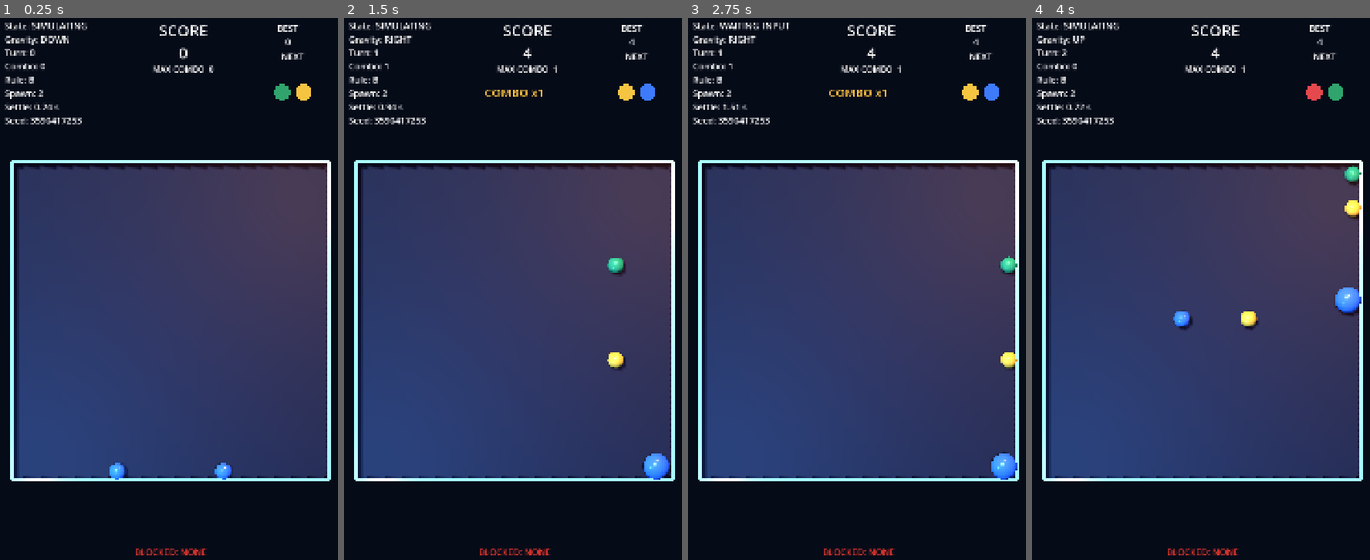
Above: before the commit, frames 1-4 (left to right).
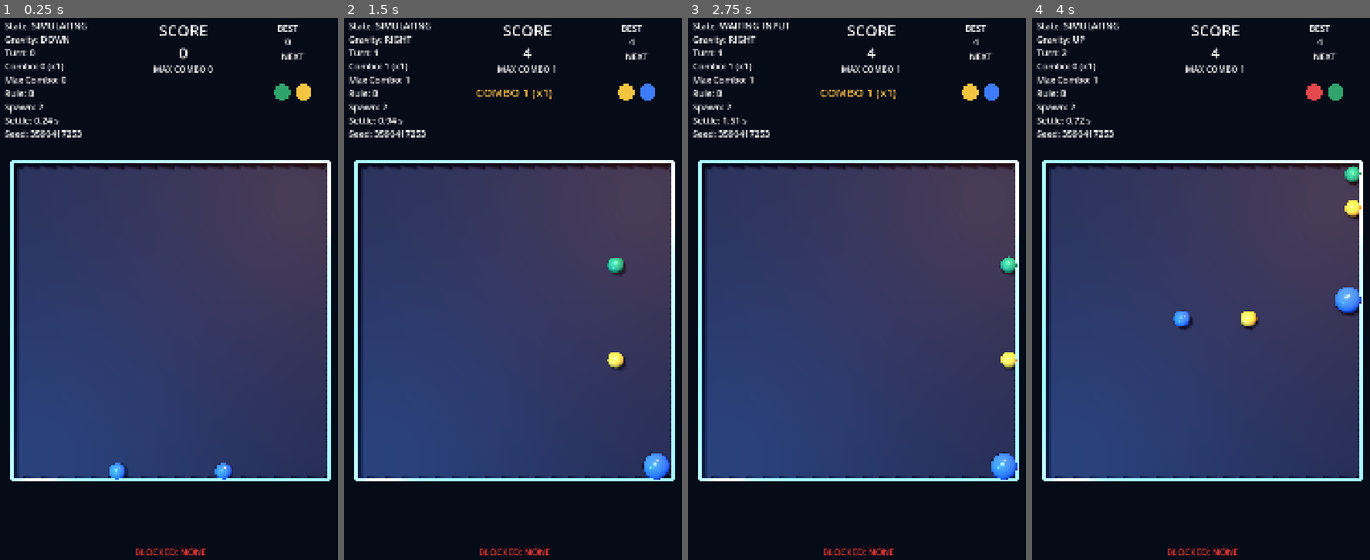
Above: after the commit, the same moments.

Repository: jeongmo-dot/gravity_orb
Game: Godot game, scene res://scenes/Main3D.tscn
Two runs of this game, one before a commit and one after it. Both use one fixed random seed, a clock stepped at 60 frames per second and the inputs below.
Inputs (mouse positions are in pixels of both pictures, inside the frame that each line leads up to):
- Up to frame 1 (0.25 s): no input
- Up to frame 2 (1.5 s): move the mouse to (590, 289) at 0.52 s; hold Right (gravity_right) 0.53-1.25 s; click (590, 289) at 0.67 s; drag from (445, 354) to (496, 446) at 1.27 s
- Up to frame 3 (2.75 s): move the mouse to (894, 186) at 2.02 s; hold Right (gravity_right) from 2.03 s (still down)
- Up to frame 4 (4 s): release Right (gravity_right) at 2.75 s; tap Enter at 2.75 s; drag from (1184, 446) to (1099, 229) at 2.77 s; move the mouse to (1305, 413) at 3.52 s; hold Left (gravity_left) from 3.53 s (still down)

The runs differ from the first frame. In frame 1, 1.0% of the frame differs, in the area x 1-64%, y 8-23%; in frame 2, 1.2%; in frame 3, 1.2%; in frame 4, 1.0%.

Commit message:
[#24 M9] 콤보 표시 단일 출처 동기화

Diff:
--- a/scenes/UI.tscn
+++ b/scenes/UI.tscn
@@ -16,7 +16,7 @@
 mouse_filter = 2
 theme_override_colors/font_color = Color(1, 1, 1, 1)
 theme_override_font_sizes/font_size = 28
-text = "State: WAITING_INPUT\nGravity: DOWN\nTurn: 0\nCombo: 0\nSettle: 0.00 s"
+text = "State: WAITING_INPUT\nGravity: DOWN\nTurn: 0\nCombo: 0 (x1)\nMax Combo: 0\nSettle: 0.00 s"
 
 [node name="Hud" type="Control" parent="."]
 unique_name_in_owner = true
@@ -65,7 +65,7 @@
 mouse_filter = 2
 theme_override_colors/font_color = Color(1, 1, 1, 1)
 theme_override_font_sizes/font_size = 26
-text = "MAX COMBO  0"
+text = "MAX COMBO 0"
 horizontal_alignment = 1
 
 [node name="ComboLabel" type="Label" parent="Hud"]
@@ -79,7 +79,7 @@
 mouse_filter = 2
 theme_override_colors/font_color = Color(1, 0.772549, 0.258824, 1)
 theme_override_font_sizes/font_size = 36
-text = "COMBO x1"
+text = "COMBO 1 (x1)"
 horizontal_alignment = 1
 
 [node name="DangerLabel" type="Label" parent="Hud"]
@@ -179,7 +179,7 @@
 layout_mode = 2
 mouse_filter = 2
 theme_override_font_sizes/font_size = 32
-text = "MAX COMBO  0"
+text = "MAX COMBO 0"
 horizontal_alignment = 1
 
 [node name="GameOverBlocked" type="Label" parent="Hud/GameOverPanel/Margin/Content"]
--- a/scripts/core/Main.gd
+++ b/scripts/core/Main.gd
@@ -15,7 +15,7 @@
 	RenderingServer.set_default_clear_color(BACKGROUND_COLOR)
 	InputRouter.swipe.connect(_turn_manager.on_swipe)
 	InputRouter.restart_requested.connect(restart)
-	_collision_resolver.reaction_applied.connect(_score_manager.on_reaction)
+	_turn_manager.reaction_ready.connect(_score_manager.on_reaction)
 	_spawner.orb_spawned.connect(_score_manager.on_orb_spawned)
 	# TEMP(M6): M9 디버그 패널이 규칙 선택을 대체할 때 제거한다.
 	if OS.is_debug_build():
--- a/scripts/core/ScoreManager.gd
+++ b/scripts/core/ScoreManager.gd
@@ -2,14 +2,12 @@
 extends Node
 
 signal score_changed(score: int, best: int)
-signal max_combo_changed(max_combo: int)
 signal reaction_scored(reaction: Dictionary)
 
 @export var save_path: String = "user://save.cfg"
 
 var score: int = 0
 var best_score: int = 0
-var max_combo: int = 0
 var max_level_reached: int = 0
 
 
@@ -20,19 +18,13 @@
 
 func reset() -> void:
 	score = 0
-	max_combo = 0
 	max_level_reached = 0
 	score_changed.emit(score, best_score)
-	max_combo_changed.emit(max_combo)
 
 
 func on_reaction(reaction: Dictionary) -> void:
 	var points: int = points_for(reaction, Config.data)
 	score += points
-	var combo: int = int(reaction.get("combo", 1))
-	if combo > max_combo:
-		max_combo = combo
-		max_combo_changed.emit(max_combo)
 	if int(reaction["type"]) == ReactionRules.Type.MERGE:
 		max_level_reached = maxi(max_level_reached, int(reaction["result_level"]))
 	if score > best_score:
--- a/scripts/core/TurnManager.gd
+++ b/scripts/core/TurnManager.gd
@@ -7,7 +7,8 @@
 signal gravity_changed(dir: Vector2i)
 signal turn_started(turn_index: int, dir: Vector2i)
 signal turn_finished(turn_index: int, combo: int)
-signal combo_changed(combo: int)
+signal combo_changed(combo: int, multiplier: float, max_combo: int)
+signal reaction_ready(reaction: Dictionary)
 signal warning_changed(walls: Array[Vector2i])
 signal game_over
 
@@ -19,6 +20,7 @@
 var gravity: Vector2i = Vector2i.DOWN
 var turn_index: int = 0
 var turn_combo: int = 0
+var max_combo: int = 0
 var capped_turn_count: int = 0
 var blocked_directions: Array[Vector2i] = []
 var game_over_details: Dictionary = {}
@@ -40,6 +42,7 @@
 func start_game() -> void:
 	turn_index = 0
 	turn_combo = 0
+	max_combo = 0
 	capped_turn_count = 0
 	blocked_directions.clear()
 	game_over_details.clear()
@@ -49,7 +52,7 @@
 	_board.set_gravity(gravity)
 	_board.set_warning_directions(blocked_directions)
 	gravity_changed.emit(gravity)
-	combo_changed.emit(turn_combo)
+	_emit_combo_changed()
 	_begin_settle()
 	_set_state(State.SIMULATING)
 
@@ -62,7 +65,7 @@
 
 	turn_index += 1
 	turn_combo = 0
-	combo_changed.emit(turn_combo)
+	_emit_combo_changed()
 	for orb: Variant in _board.get_orbs():
 		orb.generation = 0
 	InputRouter.set_locked(true)
@@ -124,8 +127,18 @@
 func on_reaction(reaction: Dictionary) -> void:
 	_stable_time = 0.0
 	turn_combo += 1
+	max_combo = maxi(max_combo, turn_combo)
 	reaction["combo"] = turn_combo
-	combo_changed.emit(turn_combo)
+	_emit_combo_changed()
+	reaction_ready.emit(reaction)
+
+
+func current_combo_multiplier() -> float:
+	return pow(Config.data.combo_multiplier_base, float(maxi(turn_combo, 1) - 1))
+
+
+func _emit_combo_changed() -> void:
+	combo_changed.emit(turn_combo, current_combo_multiplier(), max_combo)
 
 
 func _begin_settle() -> void:
--- a/scripts/ui/DebugHud.gd
+++ b/scripts/ui/DebugHud.gd
@@ -21,6 +21,8 @@
 var _gravity: Vector2i = Vector2i.DOWN
 var _turn_index: int = 0
 var _turn_combo: int = 0
+var _combo_multiplier: float = 1.0
+var _max_combo: int = 0
 
 
 func _ready() -> void:
@@ -31,6 +33,8 @@
 	_gravity = _turn_manager.gravity
 	_turn_index = _turn_manager.turn_index
 	_turn_combo = _turn_manager.turn_combo
+	_combo_multiplier = _turn_manager.current_combo_multiplier()
+	_max_combo = _turn_manager.max_combo
 	_turn_manager.state_changed.connect(_on_state_changed)
 	_turn_manager.gravity_changed.connect(_on_gravity_changed)
 	_turn_manager.turn_started.connect(_on_turn_started)
@@ -53,26 +57,34 @@
 
 func _on_turn_started(next_turn_index: int, _direction: Vector2i) -> void:
 	_turn_index = next_turn_index
-	_turn_combo = 0
 
 
-func _on_turn_finished(finished_turn_index: int, combo: int) -> void:
+func _on_turn_finished(finished_turn_index: int, _combo: int) -> void:
 	_turn_index = finished_turn_index
-	_turn_combo = combo
 
 
-func _on_combo_changed(combo: int) -> void:
+func _on_combo_changed(combo: int, multiplier: float, max_combo: int) -> void:
 	_turn_combo = combo
+	_combo_multiplier = multiplier
+	_max_combo = max_combo
 
 
 func _update_label() -> void:
-	_label.text = "State: %s\nGravity: %s\nTurn: %d\nCombo: %d\nRule: %s\nSpawn: %d\nSettle: %.2f s\nSeed: %d" % [
+	_label.text = "State: %s\nGravity: %s\nTurn: %d\nCombo: %d (x%s)\nMax Combo: %d\nRule: %s\nSpawn: %d\nSettle: %.2f s\nSeed: %d" % [
 		STATE_NAMES[_state],
 		OrbTypes.dir_name(_gravity),
 		_turn_index,
 		_turn_combo,
+		_format_multiplier(_combo_multiplier),
+		_max_combo,
 		ANNIHILATION_RULE_NAMES[Config.data.annihilation_rule],
 		Config.data.spawn_count_for_turn(_turn_manager.turn_index + 1),
 		_turn_manager.settle_elapsed,
 		_spawner.seed_used,
 	]
+
+
+func _format_multiplier(multiplier: float) -> String:
+	if is_equal_approx(multiplier, float(roundi(multiplier))):
+		return str(roundi(multiplier))
+	return "%.2f" % multiplier
--- a/scripts/ui/GameOverPanel.gd
+++ b/scripts/ui/GameOverPanel.gd
@@ -22,7 +22,7 @@
 func _on_game_over() -> void:
 	_score_label.text = "SCORE  %d" % _score_manager.score
 	_best_label.text = "BEST  %d" % _score_manager.best_score
-	_max_combo_label.text = "MAX COMBO  %d" % _score_manager.max_combo
+	_max_combo_label.text = "MAX COMBO %d" % _turn_manager.max_combo
 	_blocked_label.text = "BLOCKED: %s" % OrbTypes.dir_name(_turn_manager.gravity)
 	visible = true
 
--- a/scripts/ui/Hud.gd
+++ b/scripts/ui/Hud.gd
@@ -27,10 +27,8 @@
 func bind_score_manager(score_manager: ScoreManager) -> void:
 	_score_manager = score_manager
 	_score_manager.score_changed.connect(_on_score_changed)
-	_score_manager.max_combo_changed.connect(_on_max_combo_changed)
 	_score_manager.reaction_scored.connect(_on_reaction_scored)
 	_on_score_changed(_score_manager.score, _score_manager.best_score)
-	_on_max_combo_changed(_score_manager.max_combo)
 
 
 func bind_game_state(
@@ -42,7 +40,11 @@
 	turn_manager.combo_changed.connect(_on_combo_changed)
 	_game_over_panel.bind(turn_manager, score_manager)
 	_on_warning_changed(turn_manager.blocked_directions)
-	_on_combo_changed(turn_manager.turn_combo)
+	_on_combo_changed(
+		turn_manager.turn_combo,
+		turn_manager.current_combo_multiplier(),
+		turn_manager.max_combo
+	)
 	board.set_warning_directions(turn_manager.blocked_directions)
 
 
@@ -97,24 +99,16 @@
 	_best_label.text = "BEST\n%d" % best
 
 
-func _on_max_combo_changed(max_combo: int) -> void:
-	_max_combo_label.text = "MAX COMBO  %d" % max_combo
-
-
-func _on_combo_changed(combo: int) -> void:
+func _on_combo_changed(combo: int, multiplier: float, max_combo: int) -> void:
+	_max_combo_label.text = "MAX COMBO %d" % max_combo
 	_combo_label.visible = combo > 0
 	if combo <= 0:
 		_danger_label.visible = false
 		return
-	var multiplier: float = pow(
-		Config.data.combo_multiplier_base,
-		float(combo - 1)
-	)
-	_combo_label.text = "COMBO x%s" % _format_multiplier(multiplier)
+	_combo_label.text = "COMBO %d (x%s)" % [combo, _format_multiplier(multiplier)]
 
 
 func _on_reaction_scored(reaction: Dictionary) -> void:
-	_on_combo_changed(int(reaction.get("combo", 1)))
 	var occupancy: float = float(reaction.get("occupancy", 0.0))
 	_danger_label.visible = occupancy >= Config.data.danger_start
 	if not _danger_label.visible:
--- a/tests/scenarios/test_game_over_measurement.gd
+++ b/tests/scenarios/test_game_over_measurement.gd
@@ -195,7 +195,7 @@
 				"average_turn_seconds": _average(seed_turn_seconds),
 				"turn_p50_seconds": _percentile(seed_turn_seconds, 0.50),
 				"score": score_manager.score,
-				"max_combo": score_manager.max_combo,
+				"max_combo": manager.max_combo,
 			}
 		)
 		print(
@@ -214,7 +214,7 @@
 				completed_turns,
 				_average(seed_turn_seconds),
 				score_manager.score,
-				score_manager.max_combo,
+				manager.max_combo,
 			]
 		)
 		await _cleanup_fixture(fixture)
@@ -306,7 +306,7 @@
 			elif type == ReactionRules.Type.ANNIHILATE:
 				reaction_counts["annihilations"] = int(reaction_counts["annihilations"]) + 1
 	)
-	resolver.reaction_applied.connect(score_manager.on_reaction)
+	manager.reaction_ready.connect(score_manager.on_reaction)
 	spawner.orb_spawned.connect(score_manager.on_orb_spawned)
 	spawner.init_rng(seed)
 	spawner.spawn_initial(board, Vector2i.DOWN)
--- a/tests/scenarios/test_jolt_integration.gd
+++ b/tests/scenarios/test_jolt_integration.gd
@@ -544,7 +544,7 @@
 	score.owner = root
 	tree.root.add_child(root)
 	await tree.process_frame
-	resolver.reaction_applied.connect(score.on_reaction)
+	manager.reaction_ready.connect(score.on_reaction)
 	spawner.orb_spawned.connect(score.on_orb_spawned)
 	spawner.init_rng(101)
 	if start_game:
--- a/tests/scenarios/test_merge_scenario.gd
+++ b/tests/scenarios/test_merge_scenario.gd
@@ -11,6 +11,8 @@
 
 var _reactions: Array[Dictionary] = []
 var _combos: Array[int] = []
+var _combo_multipliers: Array[float] = []
+var _max_combos: Array[int] = []
 var _finished_combos: Array[int] = []
 
 
@@ -168,6 +170,8 @@
 	assert_eq(applied, 2, "chain reaction count")
 	assert_eq(_reaction_chains(), [1, 2], "chain reaction order")
 	assert_eq(_combos, [1, 2], "combo_changed sequence")
+	assert_eq(_combo_multipliers, [1.0, 2.0], "chain multiplier display sequence")
+	assert_eq(_max_combos, [1, 2], "chain maximum display sequence")
 	assert_eq(manager.turn_combo, 2, "turn combo")
 	assert_eq(orbs.size(), 1, "chain result count")
 	if _reactions.size() == 2:
@@ -234,6 +238,8 @@
 
 	assert_eq(_reaction_chains(), [1, 2, 3], "three-stage chain generations")
 	assert_eq(_reaction_combos(), [1, 2, 3], "three-stage turn combos")
+	assert_eq(_combo_multipliers, [1.0, 2.0, 4.0], "three-stage multipliers")
+	assert_eq(_max_combos, [1, 2, 3], "three-stage maximums")
 	assert_eq(elapsed_frames, [0, delay_frames, delay_frames * 2], "three-stage timing")
 	var orbs: Array[Orb] = board.get_orbs()
 	assert_eq(orbs.size(), 1, "three-stage final orb count")
@@ -706,6 +712,8 @@
 func _reset_records() -> void:
 	_reactions.clear()
 	_combos.clear()
+	_combo_multipliers.clear()
+	_max_combos.clear()
 	_finished_combos.clear()
 
 
@@ -713,8 +721,10 @@
 	_reactions.append(reaction)
 
 
-func _record_combo(combo: int) -> void:
+func _record_combo(combo: int, multiplier: float, max_combo: int) -> void:
 	_combos.append(combo)
+	_combo_multipliers.append(multiplier)
+	_max_combos.append(max_combo)
 
 
 func _record_turn_finished(_turn_index: int, combo: int) -> void:
--- a/tests/scenarios/test_score_flow.gd
+++ b/tests/scenarios/test_score_flow.gd
@@ -15,6 +15,7 @@
 	var fixture: Dictionary = await _create_reaction_fixture()
 	var board: Board = fixture["board"] as Board
 	var resolver: CollisionResolver = fixture["resolver"] as CollisionResolver
+	var manager: TurnManager = fixture["manager"] as TurnManager
 	var score_manager: ScoreManager = fixture["score_manager"] as ScoreManager
 	var first: Orb = board.spawn_orb(OrbTypes.OrbColor.RED, 1, Vector2(-120.0, 0.0))
 	var second: Orb = board.spawn_orb(OrbTypes.OrbColor.RED, 1, Vector2.ZERO)
@@ -40,8 +41,38 @@
 
 	assert_eq(score_manager.score, 20, "merge chain score")
 	assert_eq(score_manager.best_score, 20, "merge chain best score")
-	assert_eq(score_manager.max_combo, 2, "merge combo maximum")
+	assert_eq(manager.max_combo, 2, "merge combo maximum")
 	assert_eq(score_manager.max_level_reached, 3, "merge chain maximum level")
+	await _cleanup_fixture(fixture)
+
+
+func test_combo_pipeline_is_independent_of_resolver_subscriber_order() -> void:
+	var fixture: Dictionary = await _create_reaction_fixture(true)
+	var board: Board = fixture["board"] as Board
+	var resolver: CollisionResolver = fixture["resolver"] as CollisionResolver
+	var manager: TurnManager = fixture["manager"] as TurnManager
+	var score_manager: ScoreManager = fixture["score_manager"] as ScoreManager
+	for pair_index: int in range(3):
+		var pair_x: float = float(pair_index - 1) * 240.0
+		var first: Orb = board.spawn_orb(
+			OrbTypes.OrbColor.YELLOW,
+			1,
+			Vector2(pair_x - 24.0, 0.0)
+		)
+		var second: Orb = board.spawn_orb(
+			OrbTypes.OrbColor.YELLOW,
+			1,
+			Vector2(pair_x + 24.0, 0.0)
+		)
+		resolver.report_contact(first, second)
+		assert_eq(resolver.flush(), 1, "ordered reaction %d" % (pair_index + 1))
+	assert_eq(manager.turn_combo, 3, "turn manager observes all three reactions")
+	assert_eq(manager.max_combo, 3, "single combo source tracks the maximum")
+	assert_eq(score_manager.score, 28, "score uses combo one, two, three")
+	assert_true(
+		not resolver.reaction_applied.is_connected(score_manager.on_reaction),
+		"score manager is not a resolver subscriber"
+	)
 	await _cleanup_fixture(fixture)
 
 
@@ -140,11 +171,11 @@
 	score_manager.save_path = ""
 	tree.root.add_child(main)
 	await tree.process_frame
+	var manager: TurnManager = main.get_node("TurnManager") as TurnManager
 	assert_true(
 		InputRouter.restart_requested.is_connected(Callable(main, "restart")),
 		"main restart binding"
 	)
-	score_manager.on_reaction(_reaction(ReactionRules.Type.MERGE, 2, [3, 3], 4))
 	var score_label: Label = main.get_node("UI/Hud/ScoreLabel") as Label
 	var best_label: Label = main.get_node("UI/Hud/BestLabel") as Label
 	var max_combo_label: Label = main.get_node("UI/Hud/MaxComboLabel") as Label
@@ -152,18 +183,32 @@
 	var danger_label: Label = main.get_node("UI/Hud/DangerLabel") as Label
 	var spawner: Spawner = main.get_node("Spawner") as Spawner
 	var next_preview: Node2D = main.get_node("UI/Hud/NextPreview") as Node2D
-	assert_eq(score_label.text, "SCORE\n32", "score HUD text")
-	assert_eq(best_label.text, "BEST\n32", "best HUD text")
-	assert_eq(max_combo_label.text, "MAX COMBO  2", "combo HUD text")
-	assert_eq(combo_label.text, "COMBO x2", "current combo multiplier")
-	assert_true(combo_label.visible, "current combo visible")
+	_assert_combo_labels(main, 0, 0, "x1")
+
+	manager.on_reaction(_reaction(ReactionRules.Type.MERGE, 0, [1, 1], 2))
+	_assert_combo_labels(main, 1, 1, "x1")
 	assert_eq(danger_label.visible, false, "danger hidden below threshold")
-	score_manager.on_reaction(
-		_reaction(ReactionRules.Type.MERGE, 3, [1, 1], 2, 0.50)
-	)
-	assert_eq(combo_label.text, "COMBO x4", "updated combo multiplier")
+	manager.on_reaction(_reaction(ReactionRules.Type.MERGE, 0, [1, 1], 2))
+	_assert_combo_labels(main, 2, 2, "x2")
+	manager.on_reaction(
+		_reaction(ReactionRules.Type.MERGE, 0, [1, 1], 2, 0.50)
+	)
+	_assert_combo_labels(main, 3, 3, "x4")
+	assert_eq(score_label.text, "SCORE\n44", "score HUD text")
+	assert_eq(best_label.text, "BEST\n44", "best HUD text")
 	assert_eq(danger_label.text, "DANGER x2.0", "danger multiplier text")
 	assert_true(danger_label.visible, "danger visible at threshold")
+
+	manager._set_state(TurnManager.State.WAITING_INPUT)
+	InputRouter.set_locked(false)
+	manager.on_swipe(Vector2i.RIGHT)
+	_assert_combo_labels(main, 0, 3, "x1")
+	manager._set_state(TurnManager.State.WAITING_INPUT)
+	manager.on_reaction(_reaction(ReactionRules.Type.MERGE, 0, [1, 1], 2))
+	_assert_combo_labels(main, 1, 3, "x1")
+	assert_eq(score_label.text, "SCORE\n48", "waiting-input reaction score")
+	assert_eq(max_combo_label.text, "MAX COMBO 3", "maximum survives swipe reset")
+	assert_eq(combo_label.text, "COMBO 1 (x1)", "waiting-input combo text")
 	assert_eq(score_label.mouse_filter, Control.MOUSE_FILTER_IGNORE, "score ignores pointer")
 	assert_eq(best_label.mouse_filter, Control.MOUSE_FILTER_IGNORE, "best ignores pointer")
 	assert_eq(max_combo_label.mouse_filter, Control.MOUSE_FILTER_IGNORE, "combo ignores pointer")
@@ -191,7 +236,8 @@
 	tree.root.add_child(main)
 	await tree.process_frame
 	var manager: TurnManager = main.get_node("TurnManager") as TurnManager
-	score_manager.on_reaction(_reaction(ReactionRules.Type.MERGE, 2, [3, 3], 4))
+	manager.on_reaction(_reaction(ReactionRules.Type.MERGE, 0, [3, 3], 4))
+	manager.on_reaction(_reaction(ReactionRules.Type.MERGE, 0, [3, 3], 4))
 	manager.gravity = Vector2i.LEFT
 	manager._set_state(TurnManager.State.GAME_OVER)
 	manager.game_over.emit()
@@ -203,9 +249,9 @@
 	var blocked_label: Label = panel.get_node("Margin/Content/GameOverBlocked") as Label
 	var restart_button: Button = panel.get_node("Margin/Content/RestartButton") as Button
 	assert_true(panel.visible, "game-over panel visible")
-	assert_eq(score_label.text, "SCORE  32", "game-over score")
-	assert_eq(best_label.text, "BEST  32", "game-over best")
-	assert_eq(combo_label.text, "MAX COMBO  2", "game-over max combo")
+	assert_eq(score_label.text, "SCORE  48", "game-over score")
+	assert_eq(best_label.text, "BEST  48", "game-over best")
+	assert_eq(combo_label.text, "MAX COMBO 2", "game-over max combo")
 	assert_eq(blocked_label.text, "BLOCKED: LEFT", "game-over blocked direction")
 	assert_eq(panel.mouse_filter, Control.MOUSE_FILTER_IGNORE, "panel ignores pointer")
 	assert_eq(restart_button.mouse_filter, Control.MOUSE_FILTER_STOP, "restart consumes pointer")
@@ -215,7 +261,36 @@
 	InputRouter.set_locked(false)
 
 
-func _create_reaction_fixture() -> Dictionary:
+func test_new_main_resets_combo_ui_after_restart_reload() -> void:
+	var first_main: Main = MAIN_SCENE.instantiate() as Main
+	var first_score: ScoreManager = first_main.get_node("ScoreManager") as ScoreManager
+	first_score.save_path = ""
+	tree.root.add_child(first_main)
+	await tree.process_frame
+	var first_manager: TurnManager = first_main.get_node("TurnManager") as TurnManager
+	for _reaction_index: int in range(3):
+		first_manager.on_reaction(
+			_reaction(ReactionRules.Type.MERGE, 0, [1, 1], 2)
+		)
+	_assert_combo_labels(first_main, 3, 3, "x4")
+	first_main.queue_free()
+	await tree.process_frame
+
+	var restarted_main: Main = MAIN_SCENE.instantiate() as Main
+	var restarted_score: ScoreManager = restarted_main.get_node("ScoreManager") as ScoreManager
+	restarted_score.save_path = ""
+	tree.root.add_child(restarted_main)
+	await tree.process_frame
+	var restarted_manager: TurnManager = restarted_main.get_node("TurnManager") as TurnManager
+	assert_eq(restarted_manager.turn_combo, 0, "restarted current combo")
+	assert_eq(restarted_manager.max_combo, 0, "restarted maximum combo")
+	_assert_combo_labels(restarted_main, 0, 0, "x1")
+	restarted_main.queue_free()
+	await tree.process_frame
+	InputRouter.set_locked(false)
+
+
+func _create_reaction_fixture(resolver_observer_first: bool = false) -> Dictionary:
 	var fixture_root: Node = Node.new()
 	fixture_root.name = "ScoreFlowFixture"
 	var board: Board = BOARD_SCENE.instantiate() as Board
@@ -233,6 +308,11 @@
 	score_manager.save_path = ""
 	fixture_root.add_child(score_manager)
 	score_manager.owner = fixture_root
+	if resolver_observer_first:
+		resolver.reaction_applied.connect(
+			func(_reaction: Dictionary) -> void:
+				pass
+		)
 	var spawner: Spawner = SPAWNER_SCRIPT.new() as Spawner
 	spawner.name = "Spawner"
 	spawner.unique_name_in_owner = true
@@ -245,7 +325,7 @@
 	tree.root.add_child(fixture_root)
 	await tree.process_frame
 	board.set_gravity(Vector2i.ZERO)
-	resolver.reaction_applied.connect(score_manager.on_reaction)
+	manager.reaction_ready.connect(score_manager.on_reaction)
 	return {
 		"root": fixture_root,
 		"board": board,
@@ -274,6 +354,35 @@
 		if orb != excluded and orb.level == level:
 			return orb
 	return null
+
+
+func _assert_combo_labels(
+	main: Main,
+	combo: int,
+	max_combo: int,
+	expected_multiplier: String
+) -> void:
+	var combo_label: Label = main.get_node("UI/Hud/ComboLabel") as Label
+	var max_combo_label: Label = main.get_node("UI/Hud/MaxComboLabel") as Label
+	var debug_hud: DebugHud = main.get_node("UI") as DebugHud
+	var debug_label: Label = main.get_node("UI/DebugLabel") as Label
+	debug_hud._update_label()
+	assert_eq(combo_label.visible, combo > 0, "combo visibility")
+	if combo > 0:
+		assert_eq(
+			combo_label.text,
+			"COMBO %d (%s)" % [combo, expected_multiplier],
+			"current combo HUD text"
+		)
+	assert_eq(max_combo_label.text, "MAX COMBO %d" % max_combo, "maximum combo HUD text")
+	assert_true(
+		debug_label.text.contains("Combo: %d (%s)" % [combo, expected_multiplier]),
+		"debug current combo text"
+	)
+	assert_true(
+		debug_label.text.contains("Max Combo: %d" % max_combo),
+		"debug maximum combo text"
+	)
 
 
 func _reaction(
--- a/tests/scenarios/test_turn_manager.gd
+++ b/tests/scenarios/test_turn_manager.gd
@@ -179,12 +179,19 @@
 	var fixture: Dictionary = await _create_ready_fixture(FIXTURE_SEED + 8)
 	var manager: TurnManager = fixture["manager"] as TurnManager
 	var combo_values: Array[int] = []
-	manager.combo_changed.connect(func(combo: int) -> void: combo_values.append(combo))
+	var max_combo_values: Array[int] = []
+	manager.combo_changed.connect(
+		func(combo: int, _multiplier: float, max_combo: int) -> void:
+			combo_values.append(combo)
+			max_combo_values.append(max_combo)
+	)
 	manager.on_reaction({"chain": 1})
 	assert_eq(manager.turn_combo, 1, "reaction increments combo")
 	manager.on_swipe(Vector2i.RIGHT)
 	assert_eq(manager.turn_combo, 0, "accepted swipe resets combo")
 	assert_eq(combo_values, [1, 0], "combo signal includes reset")
+	assert_eq(manager.max_combo, 1, "swipe preserves board maximum")
+	assert_eq(max_combo_values, [1, 1], "maximum signal survives reset")
 	await _wait_for_state(manager, TurnManager.State.WAITING_INPUT)
 	await _cleanup_fixture(fixture, snapshot)
 
--- a/tests/scenarios/test_turn_time.gd
+++ b/tests/scenarios/test_turn_time.gd
@@ -175,7 +175,7 @@
 			board.wall_recovery_since_last_ghost_timeout_frames
 		)
 		scores_by_seed.append(score_manager.score)
-		max_combos_by_seed.append(score_manager.max_combo)
+		max_combos_by_seed.append(manager.max_combo)
 		max_levels_by_seed.append(score_manager.max_level_reached)
 		turns_by_seed.append(completed_turns)
 		first_over_30_by_seed.append(first_over_30)
@@ -186,7 +186,7 @@
 				seed,
 				completed_turns,
 				score_manager.score,
-				score_manager.max_combo,
+			manager.max_combo,
 				score_manager.max_level_reached,
 				first_over_30,
 				first_over_50,
@@ -339,7 +339,7 @@
 
 	tree.root.add_child(fixture_root)
 	await tree.process_frame
-	resolver.reaction_applied.connect(score_manager.on_reaction)
+	manager.reaction_ready.connect(score_manager.on_reaction)
 	spawner.orb_spawned.connect(score_manager.on_orb_spawned)
 	spawner.init_rng(seed)
 	return {
--- a/tests/spike/run_jolt_3d_measurement.gd
+++ b/tests/spike/run_jolt_3d_measurement.gd
@@ -276,7 +276,7 @@
 		"final_occupancy_percent": _board_occupancy(board) * 100.0,
 		"final_orb_count": board.get_orbs().size(),
 		"score": score_manager.score,
-		"max_combo": score_manager.max_combo,
+		"max_combo": manager.max_combo,
 		"max_level_reached": score_manager.max_level_reached,
 		"aborted": aborted,
 		"abort_reason": abort_reason,
@@ -334,7 +334,7 @@
 	score_manager.owner = fixture_root
 	get_tree().root.add_child(fixture_root)
 	await get_tree().process_frame
-	resolver.reaction_applied.connect(score_manager.on_reaction)
+	manager.reaction_ready.connect(score_manager.on_reaction)
 	resolver.reaction_applied.connect(_record_shock_event)
 	spawner.orb_spawned.connect(score_manager.on_orb_spawned)
 	spawner.init_rng(seed)
Not shown, changed: docs/jeongmo_codex_to_claude.md
